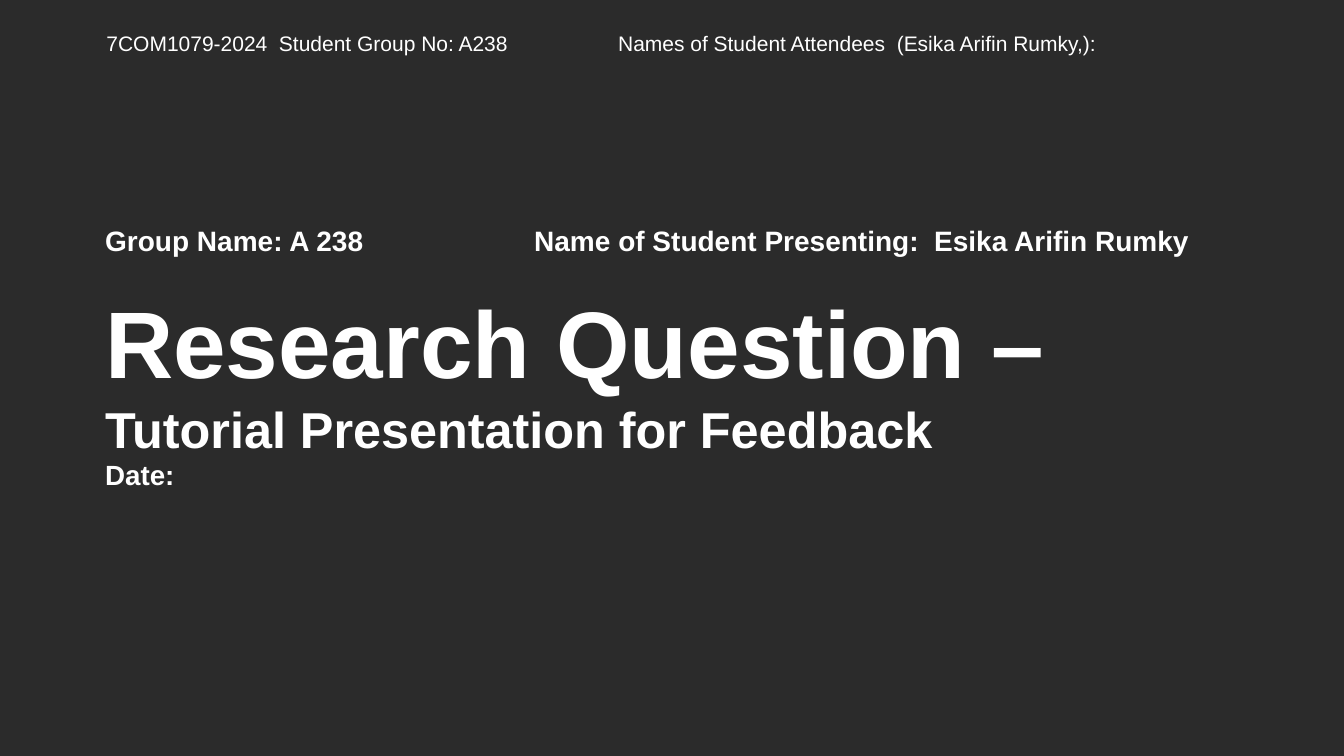
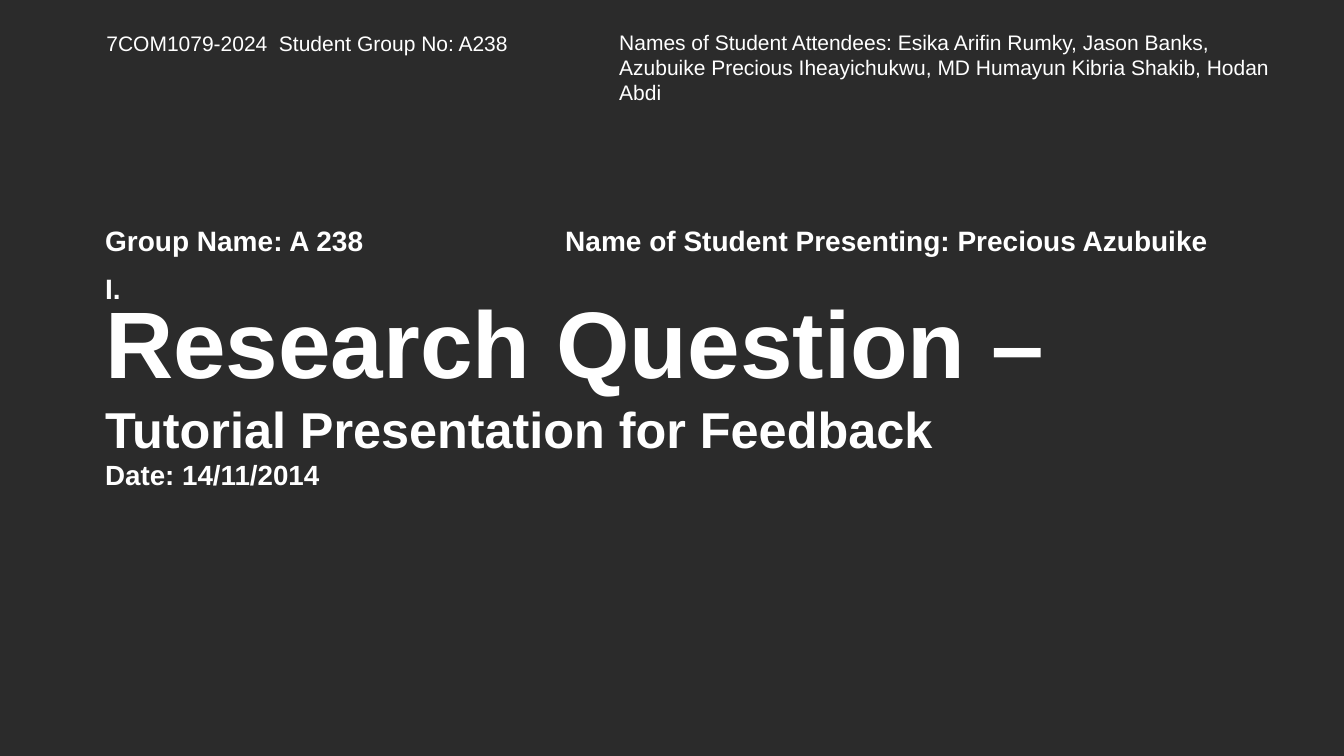
Before and after one commit to er23abe/A238_Team_Research, a slide deck: slide 1 of Group-A238.pptx. Drawn at 1344x756 pixels with LibreOffice and Linux fonts; fonts in the diff are those of the drawing; background and template pictures are left out; a plain dark background stands for a picture behind light text. Boxes give left, top, right and bottom in pixels: in the first picture for what was removed or moved away, otherwise in the second. Text is boxed around its words. In the diff, an @@ line names an element or a change of style, - is before the commit and + after.

Commit message:
I made some modifications to our reseach question, null hypothesis and alternate hypothesis. I also changed the name of the presenter to Azubuike Precious

```diff
--- a/Group-A238.pptx
+++ b/Group-A238.pptx
@@ text at [106, 35, 508, 55]: text changed @@
-7COM1079-2024 Student Group No: A238 Names of Student Attendees (Esika Arifin Rumky,):
+7COM1079-2024 Student Group No: A238
@@ text added at [619, 34, 1269, 100], 15 pt, text #FFFFFF @@
+Names of Student Attendees: Esika Arifin Rumky, Jason Banks, Azubuike Precious Iheayichukwu, MD Humayun Kibria Shakib, Hodan Abdi
@@ subtitle at [105, 230, 1208, 256]: text changed @@
-Group Name: A 238 Name of Student Presenting: Esika Arifin Rumky
+Group Name: A 238 Name of Student Presenting: Precious Azubuike I.
@@ title at [105, 309, 966, 486]: text changed @@
-Research Question –
-Tutorial Presentation for Feedback
-Date:
+Research Question –
+Tutorial Presentation for Feedback
+Date: 14/11/2014
```
Also in this commit, not shown: 4 other slides changed.
